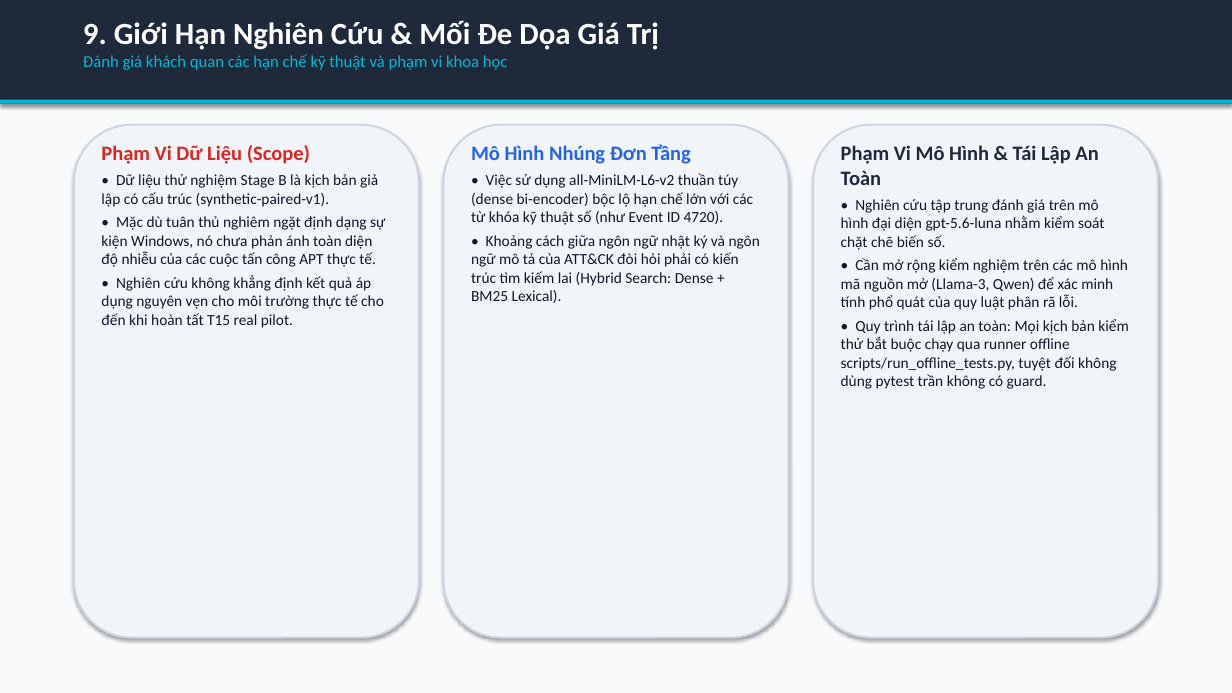
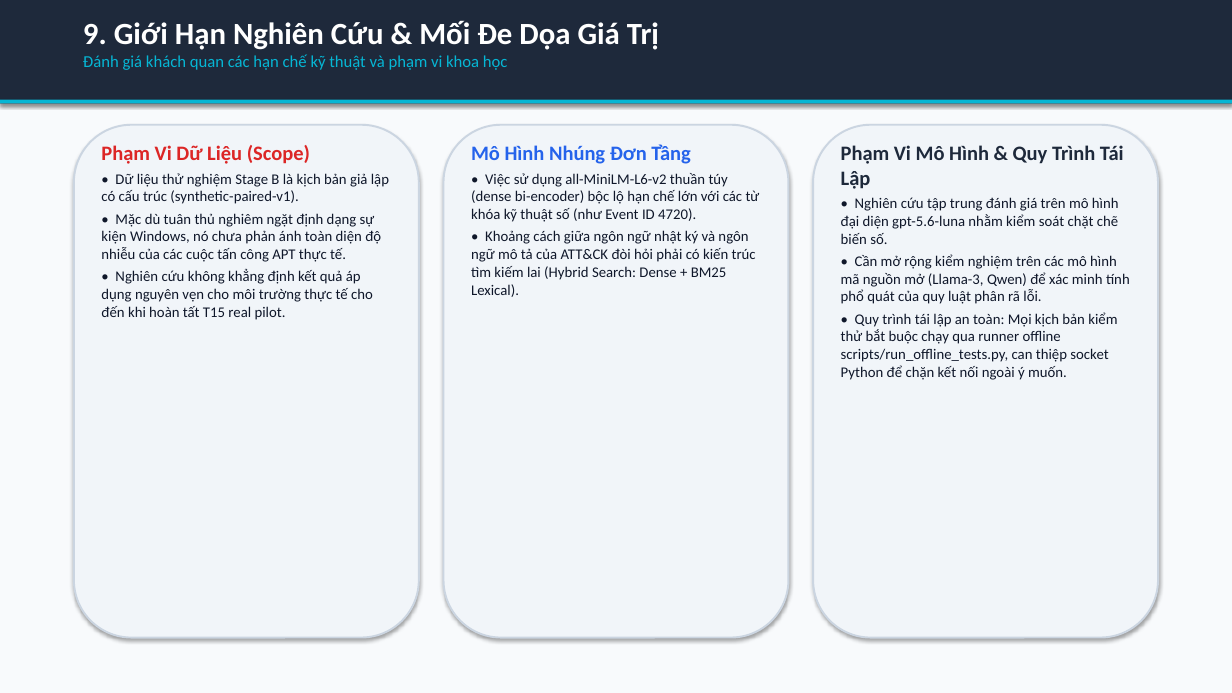
Before and after one commit to habachcp6/RAG2ATTCK, a slide deck: slide 10 of docs/presentation/slides.pptx. Drawn at 1232x693 pixels with LibreOffice and Linux fonts; fonts in the diff are those of the drawing. Boxes give left, top, right and bottom in pixels: in the first picture for what was removed or moved away, otherwise in the second. Text is boxed around its words. In the diff, an @@ line names an element or a change of style, - is before the commit and + after.

Commit message:
fix(presentation): implement CD_FACTUAL_R2 adjustments for cost terminology, guard scope, and protocol labels

```diff
--- a/docs/presentation/slides.pptx
+++ b/docs/presentation/slides.pptx
@@ text at box(841, 145, 1124, 189): text changed @@
-Phạm Vi Mô Hình & Tái Lập An Toàn
+Phạm Vi Mô Hình & Quy Trình Tái Lập
@@ text at box(101, 173, 389, 320): size 12 to 11.5 pt @@
@@ text at box(471, 173, 760, 297): size 12 to 11.5 pt @@
@@ text at box(841, 197, 1130, 304): size 12 to 11.5 pt in "• Nghiên cứu tập trung đánh giá ...", "• Cần mở rộng kiểm nghiệm trên ..." @@
@@ text at box(841, 312, 1117, 380): text changed; size 12 to 11.5 pt @@
-• Quy trình tái lập an toàn: Mọi kịch bản kiểm thử bắt buộc chạy qua runner offline scripts/run_offline_tests.py, tuyệt đối không dùng pytest trần không có guard.
+• Quy trình tái lập an toàn: Mọi kịch bản kiểm thử bắt buộc chạy qua runner offline scripts/run_offline_tests.py, can thiệp socket Python để chặn kết nối ngoài ý muốn.
```
Also in this commit, not shown: 8 other slides changed, 7 other files.
